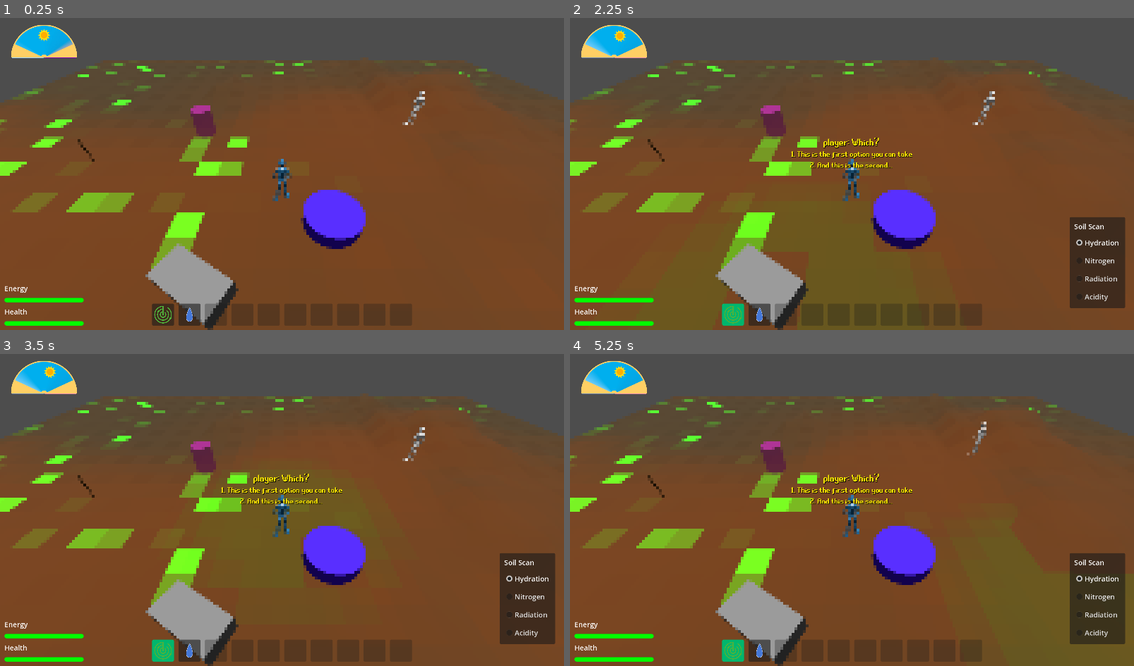
Above: before the commit, frames 1-4 (two rows, left to right).
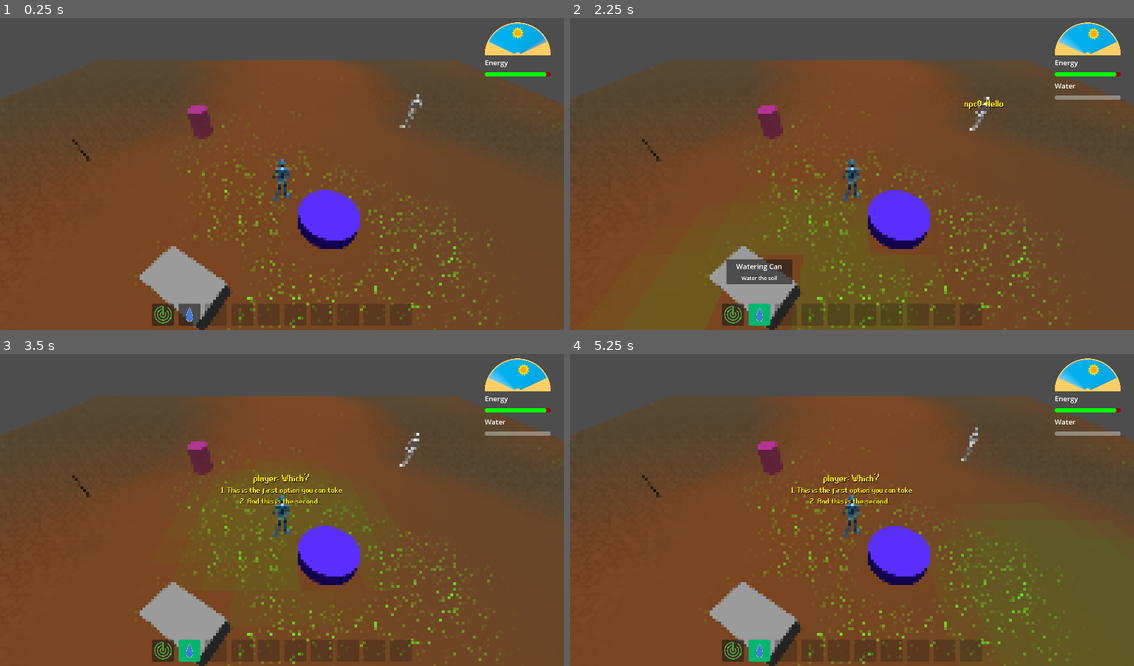
Above: after the commit, the same moments.

Repository: CapsCollective/sunflower
Game: Godot game, scene res://assets/common/scenes/game_world.tscn
The game is run twice, just before and just after one commit, with the same random seed, the same clock (stepped at 60 frames per second) and the same inputs.
Inputs (mouse positions are in pixels of both pictures, inside the frame that each line leads up to; where the layout moved, square brackets give the same spot in the first picture):
- Up to frame 1 (0.25 s): no input
- Up to frame 2 (2.25 s): click (1088, 39) [615, 39] at 0.5 s; click (733, 314) at 1.25 s; click (761, 314) at 2.02 s
- Up to frame 3 (3.5 s): click (282, 506) at 2.77 s
- Up to frame 4 (5.25 s): click (1100, 578) at 3.5 s, where only the run before the commit has a clickable "Hydration"; click (1100, 597) at 4.25 s, where only the run before the commit has a clickable "Nitrogen"; click (1100, 616) at 5 s, where only the run before the commit has a clickable "Radiation"

The runs differ from the first frame. In frame 1, 14% of the frame differs, in the area x 0-100%, y 1-100%; in frame 2, 19%; in frame 3, 17%; in frame 4, 17%.

Commit message:
Added Constants file, update player energy and radiation meter saving and logic

Diff:
--- a/assets/actions/scripts/character_action_fertilize_soil.gd
+++ b/assets/actions/scripts/character_action_fertilize_soil.gd
@@ -1,9 +1,16 @@
 class_name CharacterActionFertilizeSoil extends CharacterActionNavigateCallback
 
 func on_nav_complete():
-	GameManager.change_energy(-5)
+	if GameManager.get_stat("energy") <= 0:
+		return
+	GameManager.change_energy(Consts.ACTION_FERTILIZE_ENERGY)
 	GameManager.change_item_count("fertilizer", -1)
-	GameManager.update_grid_attribute_for_current_zone(target_cell, GameManager.SoilAttr.NITROGEN, 0.1, 5)
+	GameManager.update_grid_attribute(
+		target_cell,
+		GameManager.SoilAttr.NITROGEN,
+		Consts.ACTION_FERTILIZE_NITROGEN_CHANGE,
+		Consts.ACTION_FERTILIZE_NITROGEN_RADIUS
+	)
 	if GameManager.get_item_count("fertilizer") <= 0:
 		GameManager.deselect_item()
 	GameManager.increment_time()
--- a/assets/actions/scripts/character_action_harvest_crop.gd
+++ b/assets/actions/scripts/character_action_harvest_crop.gd
@@ -6,6 +6,8 @@
 	crop_to_harvest = crop
 
 func on_nav_complete():
+	if GameManager.get_stat("energy") <= 0:
+		return
 	var crops = GameManager.get_crops_in_current_zone()
 	var cell = crop_to_harvest.grid_cell
 	var seed_id = crops[cell].seed_id
@@ -21,5 +23,5 @@
 			GameManager.change_item_count(seed_id, 1)
 	crops.erase(cell)
 	crop_to_harvest.queue_free()
-	GameManager.change_energy(-5)
+	GameManager.change_energy(Consts.ACTION_HARVEST_ENERGY)
 	GameManager.increment_time()
--- a/assets/actions/scripts/character_action_plant_crop.gd
+++ b/assets/actions/scripts/character_action_plant_crop.gd
@@ -11,7 +11,10 @@
 	GameManager.deselect_item()
 
 func on_nav_complete():
-	GameManager.change_energy(-10)
+	if GameManager.get_stat("energy") <= 0:
+		return
+	GameManager.change_energy(Consts.ACTION_PLANT_ENERGY)
+	GameManager.change_stat("radiation", Consts.ACTION_PLANT_RADIATION)
 	GameManager.plant_crop(plant_seed, target_cell)
 	if character is PlayerCharacter:
 		GameManager.change_item_count(plant_seed, -1)
--- a/assets/actions/scripts/character_action_water_soil.gd
+++ b/assets/actions/scripts/character_action_water_soil.gd
@@ -1,6 +1,5 @@
 class_name CharacterActionWaterSoil extends CharacterAction
 
-const WATER_INTERVAL = 0.3
 
 var timer: Timer
 var mouse_down: bool
@@ -27,7 +26,7 @@
 	timer = Timer.new()
 	character.add_child(timer)
 	timer.timeout.connect(water_soil)
-	timer.start(WATER_INTERVAL)
+	timer.start(Consts.WATERING_INTERVAL)
 
 func on_abort():
 	timer.stop()
@@ -43,7 +42,8 @@
 func water_soil():
 	var character_cell = GameManager.current_zone.grid.get_cell_by_position(character.global_position)
 	if Vector2(water_cell).distance_to(character_cell) <= 3:
-		if GameManager.change_water(-5):
-			GameManager.change_energy(-2)
-			GameManager.update_grid_attribute_for_current_zone(water_cell, GameManager.SoilAttr.HYDRATION, 0.1, 5)
-			GameManager.update_grid_attribute_for_current_zone(water_cell, GameManager.SoilAttr.RADIATION, 0.005, 5)
+		if GameManager.get_stat("energy") > 0 and GameManager.get_stat("water") > 0:
+			GameManager.change_stat("water", Consts.ACTION_WATER_CONSUMPTION)
+			GameManager.change_energy(Consts.ACTION_WATER_ENERGY)
+			GameManager.update_grid_attribute(water_cell, GameManager.SoilAttr.HYDRATION, Consts.ACTION_WATER_HYDRATION)
+			GameManager.update_grid_attribute(water_cell, GameManager.SoilAttr.RADIATION, Consts.ACTION_WATER_RADIATION)
--- a/assets/character/scripts/character.gd
+++ b/assets/character/scripts/character.gd
@@ -29,7 +29,7 @@
 	if not navigation_agent.is_navigation_finished():
 		var next_path_position: Vector3 = navigation_agent.get_next_path_position()
 		next_path_position += Vector3(0, 0.5, 0)
-		var new_velocity: Vector3 = global_position.direction_to(next_path_position) * speed
+		var new_velocity: Vector3 = global_position.direction_to(next_path_position) * GameManager.get_speed()
 		if navigation_agent.avoidance_enabled:
 			navigation_agent.set_velocity(new_velocity)
 		else:
--- a/assets/character/scripts/player_character.gd
+++ b/assets/character/scripts/player_character.gd
@@ -38,6 +38,7 @@
 	if keyboard_movement != Vector3.ZERO and current_action:
 		current_action.abort()
 	if navigation_agent.is_navigation_finished():
+		var speed = GameManager.get_speed()
 		target_velocity.x = keyboard_movement.x * speed
 		target_velocity.z = keyboard_movement.z * speed
 		velocity = target_velocity
@@ -68,11 +69,7 @@
 			selection_cursor.selected_grid_attr = GameManager.scanner_attr
 		ItemConfigRow.ActionType.EAT:
 			GameManager.change_item_count(item, -1)
-			var energy_map = {
-				"cabbage": 40,
-				"beans": 20
-			}
-			GameManager.change_energy(energy_map.get(item, 0))
+			GameManager.change_energy(Consts.ITEM_ENERGY_MAP.get(item, 0))
 			GameManager.deselect_item()
 		ItemConfigRow.ActionType.FERTILIZE:
 			selection_cursor.cell_select_predicate = Callable()
@@ -143,7 +140,7 @@
 			"cell": cell
 		})
 	selection_cursor.add_radius_markers(invalid_markers)
-	if GameManager.get_crop_health(GameManager.current_zone.id, cell, GameManager.selected_item) < GameManager.crop_planting_min_health:
+	if GameManager.get_crop_health(GameManager.current_zone.id, cell, GameManager.selected_item) < Consts.CROP_PLANTING_MIN_HEALTH:
 		is_valid = false
 	return is_valid
 
--- /dev/null
+++ b/assets/common/scripts/consts.gd
@@ -0,0 +1,31 @@
+extends Node
+
+const ITEM_ENERGY_MAP = {
+	"cabbage": 0.4,
+	"beans": 0.2
+}
+
+const REST_ENERGY = 0.1
+const REST_RADIATION = -0.05
+
+const CROP_MIN_HEALTH = 0.66
+const CROP_PLANTING_MIN_HEALTH = 0.75
+
+const WATERING_INTERVAL = 0.3
+const DECAY_NITROGEN = 0.2
+const DECAY_CHANCE = 0.05
+const WEED_SPAWN_CHANCE = 0.02
+
+const ACTION_FERTILIZE_ENERGY = -0.05
+const ACTION_FERTILIZE_NITROGEN_CHANGE = 0.01
+const ACTION_FERTILIZE_NITROGEN_RADIUS = 5
+
+const ACTION_PLANT_ENERGY = -0.1
+const ACTION_PLANT_RADIATION = 0.01
+
+const ACTION_WATER_ENERGY = -0.02
+const ACTION_WATER_CONSUMPTION = -0.1
+const ACTION_WATER_HYDRATION = 0.1
+const ACTION_WATER_RADIATION = 0.005
+
+const ACTION_HARVEST_ENERGY = -0.05
--- a/assets/common/scripts/game_manager.gd
+++ b/assets/common/scripts/game_manager.gd
@@ -9,9 +9,7 @@
 signal item_selected(item_id: String)
 signal scanner_attr_updated(attr: SoilAttr)
 signal cell_hovered(cell: Vector2i)
-signal water_changed
-signal health_changed
-signal energy_changed
+signal stat_updated(stat: String)
 signal dialogue_initiated(script: String)
 
 const items_dt: Datatable = preload("res://assets/datatables/tables/items_dt.tres")
@@ -26,9 +24,6 @@
 	SoilAttr.ACIDITY: "Acidity"
 }
 
-const crop_planting_min_health = 0.75
-const crop_min_health = 0.66
-
 var scanner_attr: SoilAttr:
 	set(attr):
 		scanner_attr = attr
@@ -59,8 +54,8 @@
 		Savegame.zones.soil_attrs[zone.id] = ZoneLayouts.initial_zones.soil_attrs.get(zone.id, init_grid_attributes())
 	if not Savegame.zones.crops.has(zone.id):
 		Savegame.zones.crops[zone.id] = ZoneLayouts.initial_zones.crops.get(zone.id, {})
+	update_grid_texture()
 	current_zone_updated.emit()
-	update_grid_attribute_texture_for_zone(current_zone.id)
 
 func deregister_zone(zone: Zone):
 	if zone == current_zone:
@@ -91,7 +86,7 @@
 func get_soil_attrs_for_current_zone():
 	return get_soil_attrs_for_zone(current_zone.id)
 
-func update_grid_attribute(zone_id: String, center: Vector2i, attr: SoilAttr, change: float, radius: float, falloff: float = 0.2):
+func update_grid_attribute(center: Vector2i, attr: SoilAttr, change: float, radius: float = 5, falloff: float = 0.2, zone_id: String = current_zone.id):
 	var fade_distance = radius * falloff
 	for x in range(center.x - radius, center.x + radius + 1):
 		for y in range(center.y - radius, center.y + radius + 1):
@@ -101,12 +96,13 @@
 			if dist <= radius and zone.has(point):
 				var scaled_change = change * clampf(1 - ((dist - fade_distance) / (radius - fade_distance)), 0, 1) # scale down over distance
 				zone[point][attr] = clampf(zone[point][attr] + scaled_change, 0, 1)
-	update_grid_attribute_texture_for_zone(zone_id)
+	if zone_id == current_zone.id:
+		update_grid_texture()
 	grid_updated.emit()
 
-func update_grid_attribute_texture_for_zone(zone_id: String):
+func update_grid_texture():
 	var grid = GameManager.current_zone.grid
-	var soil_attrs = GameManager.get_soil_attrs_for_zone(zone_id)
+	var soil_attrs = GameManager.get_soil_attrs_for_zone(current_zone.id)
 	var lower_bounds: Vector2i = grid.get_lower_cell_bounds()
 	var upper_bounds: Vector2i = grid.get_upper_cell_bounds()
 	var grid_attr_image: Image = Image.create(grid.width, grid.height, true, Image.FORMAT_RGBA8)
@@ -121,9 +117,6 @@
 	var grid_image_texture = ImageTexture.create_from_image(grid_attr_image)
 	RenderingServer.global_shader_parameter_set("grid_attributes", grid_image_texture)
 
-func update_grid_attribute_for_current_zone(center: Vector2i, attr: SoilAttr, change: float, radius: int, falloff: float = 0.2):
-	update_grid_attribute(current_zone.id, center, attr, change, radius, falloff)
-
 func init_grid_attributes() -> Dictionary:
 	var map = {}
 	var lower_bounds: Vector2i = current_zone.grid.get_lower_cell_bounds()
@@ -154,10 +147,9 @@
 	return get_crops_in_current_zone().get(cell)
 
 func rest():
+	change_stat("radiation", Consts.REST_RADIATION)
+	change_energy(Consts.REST_ENERGY)
 	increment_time()
-	change_energy(10)
-	if Savegame.player.energy >= 30:
-		change_health(5)
 	Savegame.save_file()
 
 func increment_time():
@@ -173,13 +165,13 @@
 			var crop_details: CropConfigRow = crops_dt.get_row(crop_entry.seed_id)
 			if crop_entry.health == 0:
 				var can_decay = crop_entry.seed_id == "weed" or GameManager.get_item_count(crop_entry.seed_id) > 2
-				if can_decay && RandomNumberGenerator.new().randf() < 0.05:
+				if can_decay && RandomNumberGenerator.new().randf() < Consts.DECAY_CHANCE:
 					remove_crop(crop_cell, zone_id)
-					update_grid_attribute(zone_id, crop_cell, SoilAttr.NITROGEN, 0.2, 5)
+					update_grid_attribute(crop_cell, SoilAttr.NITROGEN, Consts.DECAY_NITROGEN, 5, 0.2, zone_id)
 			else:
 				var health = get_crop_health(zone_id, crop_cell, crop_entry.seed_id)
 				crop_entry.days_planted += 1
-				if health <= crop_min_health:
+				if health <= Consts.CROP_MIN_HEALTH:
 					crop_entry.health = 0
 					crop_entry.growth = 0
 				else:
@@ -187,7 +179,14 @@
 					crop_entry.growth += health
 					for attr in crop_details.attributes:
 						if attr.change != 0:
-							update_grid_attribute(zone_id, crop_cell, attr.attribute, attr.change, crop_details.effect_radius, crop_details.planting_radius / crop_details.effect_radius)
+							update_grid_attribute(
+								crop_cell,
+								attr.attribute,
+								attr.change,
+								crop_details.effect_radius,
+								crop_details.planting_radius / crop_details.effect_radius,
+								zone_id
+							)
 
 func plant_weeds():
 	for zone_id in Savegame.zones.soil_attrs:
@@ -201,7 +200,7 @@
 					if Vector2(grid_cell).distance_to(other_crop) < min_dist:
 						valid = false
 						continue
-				if valid and RandomNumberGenerator.new().randf() < 0.02:
+				if valid and RandomNumberGenerator.new().randf() < Consts.WEED_SPAWN_CHANCE:
 					plant_crop("weed", grid_cell)
 
 func get_crop_health(zone_id: String, cell: Vector2i, seed_id: String) -> float:
@@ -308,39 +307,27 @@
 #endregion
 
 #region Player
-func change_water(change: int) -> bool:
-	if Savegame.player.water < -change:
-		return false
-	Savegame.player.water += change
-	water_changed.emit()
-	return true
-
-func change_health(change: int):
-	Savegame.player.health += change
-	if Savegame.player.health > 100:
-		Savegame.player.health = 100
-	health_changed.emit()
-
-func change_energy(change: int):
-	Savegame.player.energy += change
-	if Savegame.player.energy > 100:
-		Savegame.player.energy = 100
-	if Savegame.player.energy < 0:
-		change_health(Savegame.player.energy)
-		Savegame.player.energy = 0
-	energy_changed.emit()
-
-func set_water(value: int):
-	Savegame.player.water = value
-	water_changed.emit()
-
-func set_health(value: int):
-	Savegame.player.health = value
-	health_changed.emit()
-
-func set_energy(value: int):
-	Savegame.player.energy = value
-	energy_changed.emit()
+func get_speed():
+	var energy = get_stat("energy")
+	if energy <= 0:
+		return 1.5
+	if energy < 0.2:
+		return 2.5
+	return 3
+
+func get_stat(stat: String):
+	return Savegame.player.stats.get(stat, 0)
+
+func set_stat(stat: String, value: float):
+	Savegame.player.stats[stat] = value
+	stat_updated.emit(stat)
+
+func change_stat(stat: String, change: float, min: float = 0, max: float = 1):
+	var value = clamp(get_stat(stat) + change, min, max)
+	set_stat(stat, value)
+
+func change_energy(change: float):
+	change_stat("energy", change, 0, 1 - get_stat("radiation"))
 #endregion
 
 #region Dialogue
--- a/assets/content/zones/main_zone.tscn
+++ b/assets/content/zones/main_zone.tscn
@@ -9,7 +9,6 @@
 [ext_resource type="Script" path="res://assets/zones/scripts/zone_spawn.gd" id="6_nj44q"]
 [ext_resource type="PackedScene" uid="uid://cq8lgvac1raj4" path="res://assets/character/scenes/npc_character.tscn" id="6_u7roc"]
 [ext_resource type="PackedScene" uid="uid://dqp8dokuwwf25" path="res://assets/objects/scenes/bed.tscn" id="7_7x4tg"]
-[ext_resource type="PackedScene" path="res://assets/content/zones/main_zone_terrain.tscn" id="7_cxnkw"]
 [ext_resource type="Material" uid="uid://bs04djq5uqaiy" path="res://assets/environment/materials/terrain.tres" id="8_g5w5k"]
 
 [sub_resource type="Environment" id="Environment_wyxem"]
@@ -69,10 +68,7 @@
 [node name="CompostBin" parent="NavigationRegion3D" instance=ExtResource("6_gsfxc")]
 transform = Transform3D(-4.37114e-08, 0, 1, 0, 1, 0, -1, 0, -4.37114e-08, 2.5, 0.5, 5.5)
 
-[node name="Terrain" parent="NavigationRegion3D" instance=ExtResource("7_cxnkw")]
-
 [node name="Ground" type="StaticBody3D" parent="NavigationRegion3D"]
-visible = false
 collision_layer = 3
 
 [node name="MeshInstance3D" type="MeshInstance3D" parent="NavigationRegion3D/Ground"]
--- a/assets/debug/game/scripts/debug_section_game.gd
+++ b/assets/debug/game/scripts/debug_section_game.gd
@@ -43,7 +43,7 @@
 	GameManager.game_world.load_level(row.path)
 
 func on_update_button_up():
-	GameManager.update_grid_attribute_for_current_zone(selected_point, selected_attribute, change_input.value, int(radius_input.value))
+	GameManager.update_grid_attribute(selected_point, selected_attribute, change_input.value, int(radius_input.value))
 
 func on_save_zone_button_up():
 	GameManager.save_initial_zone_layout()
--- a/assets/menus/scenes/player_hud.tscn
+++ b/assets/menus/scenes/player_hud.tscn
@@ -16,6 +16,9 @@
 grow_vertical = 2
 mouse_filter = 2
 
+[node name="DialogueOverlay" parent="." instance=ExtResource("6_toktj")]
+layout_mode = 1
+
 [node name="Hotbar" parent="." instance=ExtResource("1_bghna")]
 layout_mode = 1
 
@@ -24,26 +27,33 @@
 
 [node name="CropDetais" parent="." instance=ExtResource("3_60gx5")]
 layout_mode = 1
-offset_left = -180.0
+anchors_preset = 0
+anchor_left = 0.0
+anchor_right = 0.0
+offset_left = 20.0
 offset_top = 20.0
-offset_right = -20.0
+offset_right = 180.0
+offset_bottom = 139.0
+grow_horizontal = 1
 
 [node name="PlayerMeters" parent="." instance=ExtResource("4_akrye")]
 layout_mode = 1
-anchors_preset = 2
-anchor_top = 1.0
-anchor_bottom = 1.0
-offset_top = -128.0
-offset_right = 200.0
-offset_bottom = 0.0
-grow_vertical = 0
+anchors_preset = 1
+anchor_left = 1.0
+anchor_right = 1.0
+offset_left = -180.0
+offset_top = 100.0
+offset_right = -30.0
+offset_bottom = 250.0
+grow_horizontal = 0
 
 [node name="TimeDial" parent="." instance=ExtResource("5_2hja6")]
-layout_mode = 0
-offset_left = 25.0
-offset_top = 25.0
-offset_right = 175.0
-offset_bottom = 100.0
-
-[node name="DialogueOverlay" parent="." instance=ExtResource("6_toktj")]
 layout_mode = 1
+anchors_preset = 1
+anchor_left = 1.0
+anchor_right = 1.0
+offset_left = -180.0
+offset_top = 20.0
+offset_right = -30.0
+offset_bottom = 95.0
+grow_horizontal = 0
--- a/assets/menus/scenes/player_meters.tscn
+++ b/assets/menus/scenes/player_meters.tscn
@@ -1,66 +1,65 @@
-[gd_scene load_steps=4 format=3 uid="uid://2s8vqgu0tbln"]
+[gd_scene load_steps=5 format=3 uid="uid://2s8vqgu0tbln"]
 
-[ext_resource type="Script" path="res://assets/menus/scripts/player_meters.gd" id="1_fiya5"]
+[ext_resource type="Script" path="res://assets/menus/scripts/player_meters.gd" id="1_6i0oo"]
 
-[sub_resource type="StyleBoxFlat" id="StyleBoxFlat_qw36a"]
+[sub_resource type="StyleBoxFlat" id="StyleBoxFlat_akrye"]
+bg_color = Color(0.6, 0, 0, 1)
 corner_radius_top_left = 5
 corner_radius_top_right = 5
 corner_radius_bottom_right = 5
 corner_radius_bottom_left = 5
 
-[sub_resource type="StyleBoxFlat" id="StyleBoxFlat_kike4"]
+[sub_resource type="StyleBoxEmpty" id="StyleBoxEmpty_qfbmk"]
+
+[sub_resource type="StyleBoxFlat" id="StyleBoxFlat_xwu62"]
+bg_color = Color(0, 0, 0, 1)
 corner_radius_top_left = 5
 corner_radius_top_right = 5
 corner_radius_bottom_right = 5
 corner_radius_bottom_left = 5
 
-[node name="PlayerMeters" type="MarginContainer"]
-offset_right = 153.0
-offset_bottom = 180.0
-theme_override_constants/margin_left = 10
-theme_override_constants/margin_top = 10
-theme_override_constants/margin_right = 10
-theme_override_constants/margin_bottom = 10
-script = ExtResource("1_fiya5")
+[node name="VBoxContainer" type="VBoxContainer"]
+offset_left = 10.0
+offset_top = 10.0
+offset_right = 150.0
+offset_bottom = 106.0
+theme_override_constants/separation = 10
+script = ExtResource("1_6i0oo")
 
-[node name="VBoxContainer" type="VBoxContainer" parent="."]
+[node name="EnergyLabel" type="Label" parent="."]
 layout_mode = 2
-theme_override_constants/separation = 10
-alignment = 2
+text = "Energy"
 
-[node name="WaterLabel" type="Label" parent="VBoxContainer"]
+[node name="RadiationSlider" type="ProgressBar" parent="."]
+unique_name_in_owner = true
+custom_minimum_size = Vector2(0, 10)
+layout_mode = 2
+theme_override_styles/fill = SubResource("StyleBoxFlat_akrye")
+max_value = 1.0
+value = 0.5
+fill_mode = 1
+show_percentage = false
+
+[node name="EnergySlider" type="ProgressBar" parent="RadiationSlider"]
+unique_name_in_owner = true
+custom_minimum_size = Vector2(0, 10)
+layout_mode = 2
+offset_right = 140.0
+offset_bottom = 10.0
+theme_override_styles/background = SubResource("StyleBoxEmpty_qfbmk")
+theme_override_styles/fill = SubResource("StyleBoxFlat_xwu62")
+max_value = 1.0
+show_percentage = false
+
+[node name="WaterLabel" type="Label" parent="."]
 unique_name_in_owner = true
 layout_mode = 2
 text = "Water"
 
-[node name="WaterSlider" type="ProgressBar" parent="VBoxContainer"]
+[node name="WaterSlider" type="ProgressBar" parent="."]
 unique_name_in_owner = true
 custom_minimum_size = Vector2(0, 10)
 layout_mode = 2
-value = 100.0
+max_value = 1.0
+value = 1.0
 show_percentage = false
-
-[node name="EnergyLabel" type="Label" parent="VBoxContainer"]
-layout_mode = 2
-text = "Energy"
-
-[node name="EnergySlider" type="ProgressBar" parent="VBoxContainer"]
-unique_name_in_owner = true
-custom_minimum_size = Vector2(0, 10)
-layout_mode = 2
-theme_override_styles/fill = SubResource("StyleBoxFlat_qw36a")
-value = 50.0
-show_percentage = false
-
-[node name="HealthLabel" type="Label" parent="VBoxContainer"]
-layout_mode = 2
-text = "Health"
-
-[node name="HealthSlider" type="ProgressBar" parent="VBoxContainer"]
-unique_name_in_owner = true
-custom_minimum_size = Vector2(0, 10)
-layout_mode = 2
-theme_override_styles/fill = SubResource("StyleBoxFlat_kike4")
-step = 1.0
-value = 100.0
-show_percentage = false
--- a/assets/menus/scripts/crop_details.gd
+++ b/assets/menus/scripts/crop_details.gd
@@ -64,7 +64,7 @@
 			status = "Decayed"
 		elif GameManager.is_crop_ripe(GameManager.current_zone.id, selected_cell):
 			status = "Harvestable"
-		elif health < selected_crop.health and health < GameManager.crop_planting_min_health:
+		elif health < selected_crop.health and health < Consts.CROP_PLANTING_MIN_HEALTH:
 			status = "Withering"
 		growth_label.text = "Status: %s" % status
 	health_label.text = "Health: %d%%" % [health * 100]
--- a/assets/menus/scripts/player_meters.gd
+++ b/assets/menus/scripts/player_meters.gd
@@ -3,33 +3,31 @@
 const quality_gradient: Gradient = preload("res://assets/content/crops/data/quality_gradient.tres")
 
 @onready var water_label: Label = %WaterLabel
+@onready var energy_slider: ProgressBar = %EnergySlider
 @onready var water_slider: ProgressBar = %WaterSlider
-@onready var health_slider: ProgressBar = %HealthSlider
-@onready var energy_slider: ProgressBar = %EnergySlider
+@onready var radiation_slider: ProgressBar = %RadiationSlider
 
 func _ready():
 	GameManager.item_selected.connect(on_item_selected)
-	GameManager.water_changed.connect(on_water_changed)
-	GameManager.health_changed.connect(on_health_changed)
-	GameManager.energy_changed.connect(on_energy_changed)
-	on_health_changed()
-	on_energy_changed()
-	on_water_changed()
+	GameManager.stat_updated.connect(on_stat_updated)
 	water_label.visible = false
 	water_slider.visible = false
+	on_stat_updated("energy")
+	on_stat_updated("water")
+	on_stat_updated("radiation")
 
 func on_item_selected(item_id: String):
 	var display_water = item_id == "watering_can"
 	water_label.visible = display_water
 	water_slider.visible = display_water
 
-func on_water_changed():
-	water_slider.value = Savegame.player.water
-
-func on_health_changed():
-	health_slider.value = Savegame.player.health
-	health_slider.get("theme_override_styles/fill").bg_color = quality_gradient.sample(Savegame.player.health/100.0)
-
-func on_energy_changed():
-	energy_slider.value = Savegame.player.energy
-	energy_slider.get("theme_override_styles/fill").bg_color = quality_gradient.sample(Savegame.player.energy/100.0)
+func on_stat_updated(stat: String):
+	var value = GameManager.get_stat(stat)
+	match(stat):
+		"energy":
+			energy_slider.value = value
+			energy_slider.get("theme_override_styles/fill").bg_color = quality_gradient.sample(value)
+		"water":
+			water_slider.value = value
+		"radiation":
+			radiation_slider.value = value + 0.1
--- a/assets/objects/scripts/well.gd
+++ b/assets/objects/scripts/well.gd
@@ -1,4 +1,4 @@
 class_name Well extends ClickableStaticBody3D
 
 func on_click():
-	GameManager.set_water(100)
+	GameManager.set_stat("water", 1)
--- a/assets/persistence/player_data.gd
+++ b/assets/persistence/player_data.gd
@@ -4,16 +4,18 @@
 const PD_SECTION_PLAYER_TIME = "time"
 const PD_SECTION_PLAYER_INVENTORY = "inventory"
 const PD_SECTION_PLAYER_HOTBAR = "hotbar"
-const PD_SECTION_PLAYER_HEALTH = "health"
-const PD_SECTION_PLAYER_ENERGY = "energy"
-const PD_SECTION_PLAYER_WATER = "water"
+const PD_SECTION_PLAYER_STATS = "stats"
+
+const DEFAULT_STATS = {
+	"energy": 1,
+	"radiation": 0,
+	"water": 1,
+}
 
 var time: int
 var inventory: Dictionary # <ItemId, ItemInfo>
 var hotbar: Array # Array[ItemId]
-var health: int
-var energy: int
-var water: int
+var stats: Dictionary # <Stat, float>
 
 func get_tag() -> String:
 	return PD_SECTION_PLAYER
@@ -23,16 +25,12 @@
 		PD_SECTION_PLAYER_TIME: time,
 		PD_SECTION_PLAYER_INVENTORY: inventory,
 		PD_SECTION_PLAYER_HOTBAR: hotbar,
-		PD_SECTION_PLAYER_HEALTH: health,
-		PD_SECTION_PLAYER_ENERGY: energy,
-		PD_SECTION_PLAYER_WATER: water
+		PD_SECTION_PLAYER_STATS: stats
 	}
 
 func deserialise(data: Dictionary) -> DeserialisationResult:
 	time = data.get(PD_SECTION_PLAYER_TIME, 0)
 	inventory = data.get(PD_SECTION_PLAYER_INVENTORY, {})
 	hotbar = data.get(PD_SECTION_PLAYER_HOTBAR, [])
-	health = data.get(PD_SECTION_PLAYER_HEALTH, 100)
-	energy = data.get(PD_SECTION_PLAYER_ENERGY, 100)
-	water = data.get(PD_SECTION_PLAYER_WATER, 0)
+	stats = data.get(PD_SECTION_PLAYER_STATS, DEFAULT_STATS.duplicate())
 	return DeserialisationResult.OK
--- a/project.godot
+++ b/project.godot
@@ -21,6 +21,7 @@
 ZoneLayouts="*res://assets/persistence/zone_layouts.gd"
 Savegame="*res://assets/persistence/savegame.gd"
 GameManager="*res://assets/common/scripts/game_manager.gd"
+Consts="*res://assets/common/scripts/consts.gd"
 
 [display]
 
Not shown: 1 places in assets/content/zones/main_zone.tscn that only renumber resources
Not shown: 1 places in assets/menus/scenes/player_hud.tscn that only renumber resources
